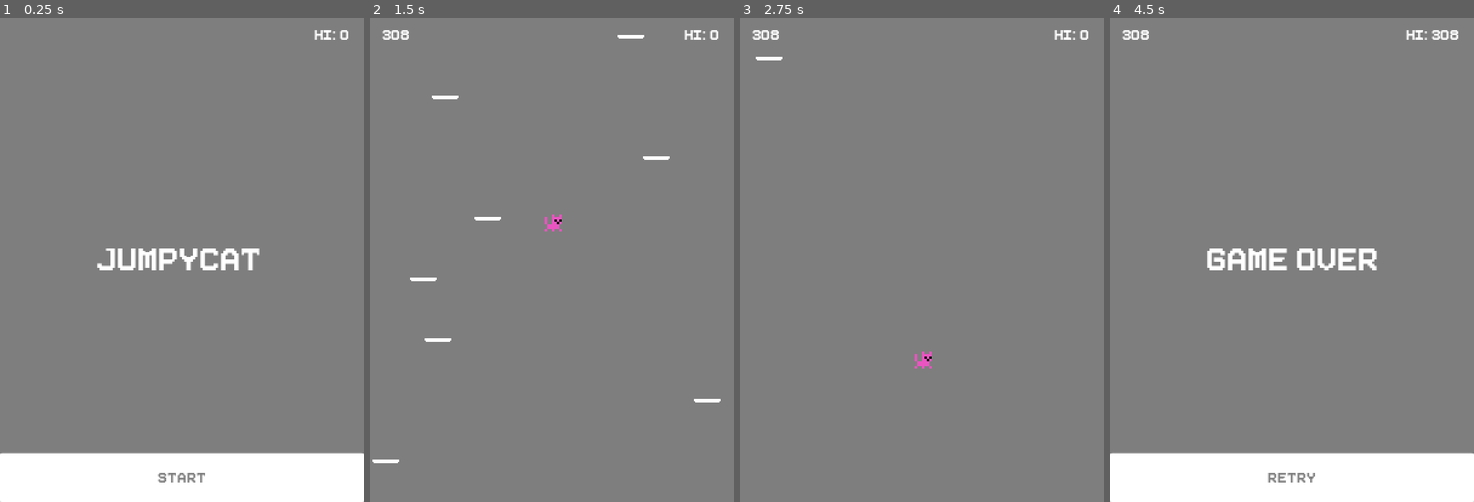
Above: before the commit, frames 1-4 (left to right).
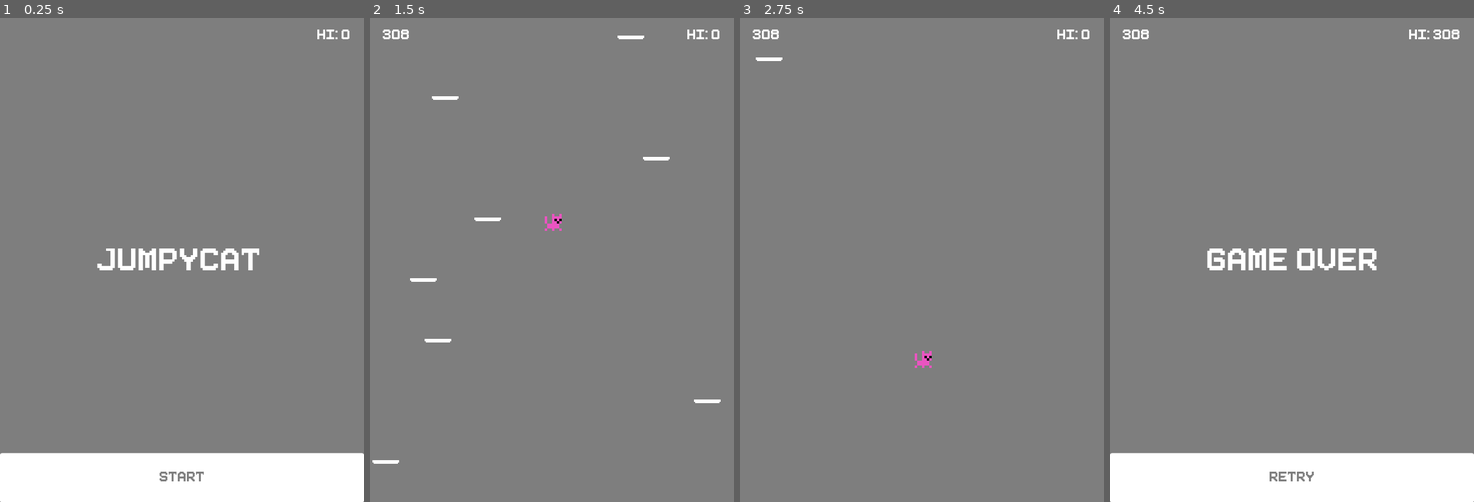
Above: after the commit, the same moments.

Repository: JackQuentinForde/Jumpycat
Game: Godot game, scene res://Scenes/Start.tscn
Same seed, same stepped clock (60 frames per second), same inputs: the game is played once before the commit and once after it.
Inputs:
- Up to frame 1 (0.25 s): no input
- Up to frame 2 (1.5 s): click "Start" at 0.5 s; hold Right (ui_right) from 1.28 s (still down)
- Up to frame 3 (2.75 s): release Right (ui_right) at 2.03 s; hold Left (ui_left) from 2.03 s (still down)
- Up to frame 4 (4.5 s): release Left (ui_left) at 2.78 s; hold Right (ui_right) 2.78-4.28 s; tap Enter at 3.5 s; tap Space at 4.25 s; hold Left (ui_left) from 4.28 s (still down)

The runs differ from the first frame. In frame 1, 0.8% of the frame differs, in the area x 0-100%, y 2-100%; in frame 2, 0.4%; in frame 3, 0.2%; in frame 4, 1.0%.

Commit message:
Fixed screen stretching

Diff:
--- a/Scripts/Player.gd
+++ b/Scripts/Player.gd
@@ -32,38 +32,7 @@
 	opacity = 1
 	velocity.y = -INITIAL_VELOCITY
 
-#func GetInput():
-#	if (Input.is_action_pressed('ui_right')):
-#		get_node("Sprite").flip_h = false
-#		direction = "right"
-#	elif (Input.is_action_pressed('ui_left')):
-#		get_node("Sprite").flip_h = true
-#		direction = "left"
-#	else:
-#		direction = null
-
-#func Move(var delta):
-#	if (direction == "right"):
-#		if (velocity.x < MAX_SPEED):
-#			velocity.x += ACCEL * delta
-#			if (velocity.x > MAX_SPEED):
-#				velocity.x = MAX_SPEED
-#	elif (direction == "left"):
-#		if (velocity.x > -MAX_SPEED):
-#			velocity.x -= ACCEL * delta
-#			if (velocity.x < -MAX_SPEED):
-#				velocity.x = -MAX_SPEED
-#	else:
-#		if (velocity.x > 0):
-#			velocity.x -= ACCEL * delta
-#			if (velocity.x < 0):
-#				velocity.x = 0
-#		if (velocity.x < 0):
-#			velocity.x += ACCEL * delta
-#			if (velocity.x > 0):
-#				velocity.x = 0
-
-func MoveAndroid(delta):
+func Move(delta):
 		velocity.x = Input.get_accelerometer().normalized().x * ACCEL
 
 		if (velocity.x > 49):
@@ -139,9 +108,7 @@
 
 func _physics_process(delta):
 	if (!dying):
-		#GetInput()
-		#Move(delta)
-		MoveAndroid(delta)
+		Move(delta)
 		ApplyGravity(delta)
 		SetSprite()
 		var collisionInfo = move_and_collide(velocity * delta)
--- a/project.godot
+++ b/project.godot
@@ -23,7 +23,7 @@
 window/size/width=300
 window/size/height=400
 window/handheld/orientation="portrait"
-window/stretch/mode="viewport"
+window/stretch/mode="2d"
 window/stretch/aspect="expand"
 
 [gui]
